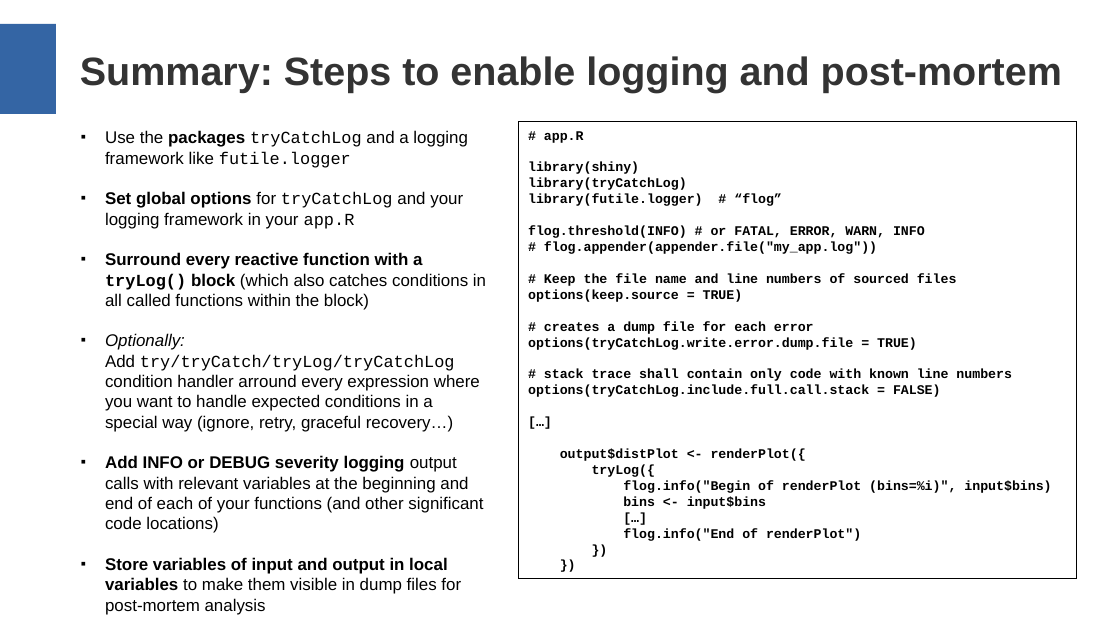
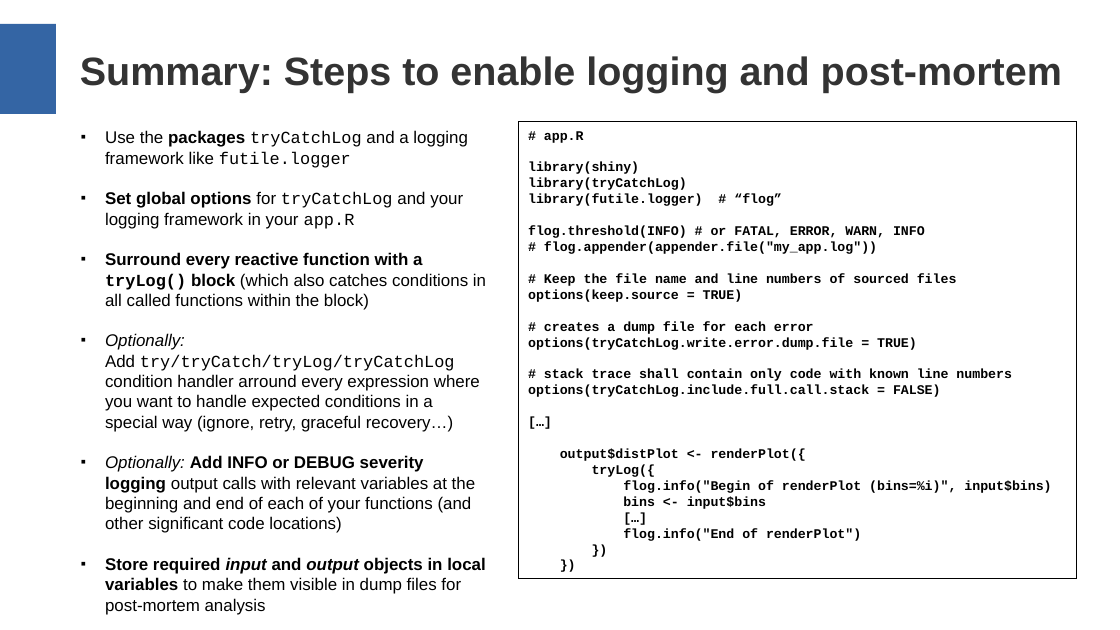
Before and after one commit to aryoda/R_shiny_post_mortem_analysis_training, a slide deck: slide 20 of Training slides (layout may be broken).pptx. Drawn at 1120x630 pixels with LibreOffice and Linux fonts; fonts in the diff are those of the drawing. Boxes give left, top, right and bottom in pixels: in the first picture for what was removed or moved away, otherwise in the second. Text is boxed around its words. In the diff, an @@ line names an element or a change of style, - is before the commit and + after.

```diff
--- a/Training slides (layout may be broken).pptx
+++ b/Training slides (layout may be broken).pptx
@@ text at [105,455,485,594]: text changed @@
-■ Add INFO or DEBUG severity logging output calls with relevant variables at the beginning and end of each of your functions (and other significant code locations)
-■ Store variables of input and output in local variables to make them visible in dump files for post-mortem analysis
+■ Optionally: Add INFO or DEBUG severity logging output calls with relevant variables at the beginning and end of each of your functions (and other significant code locations)
+■ Store required input and output objects in local variables to make them visible in dump files for post-mortem analysis
```
Also in this commit, not shown: 4 other slides changed, 4 other files.
